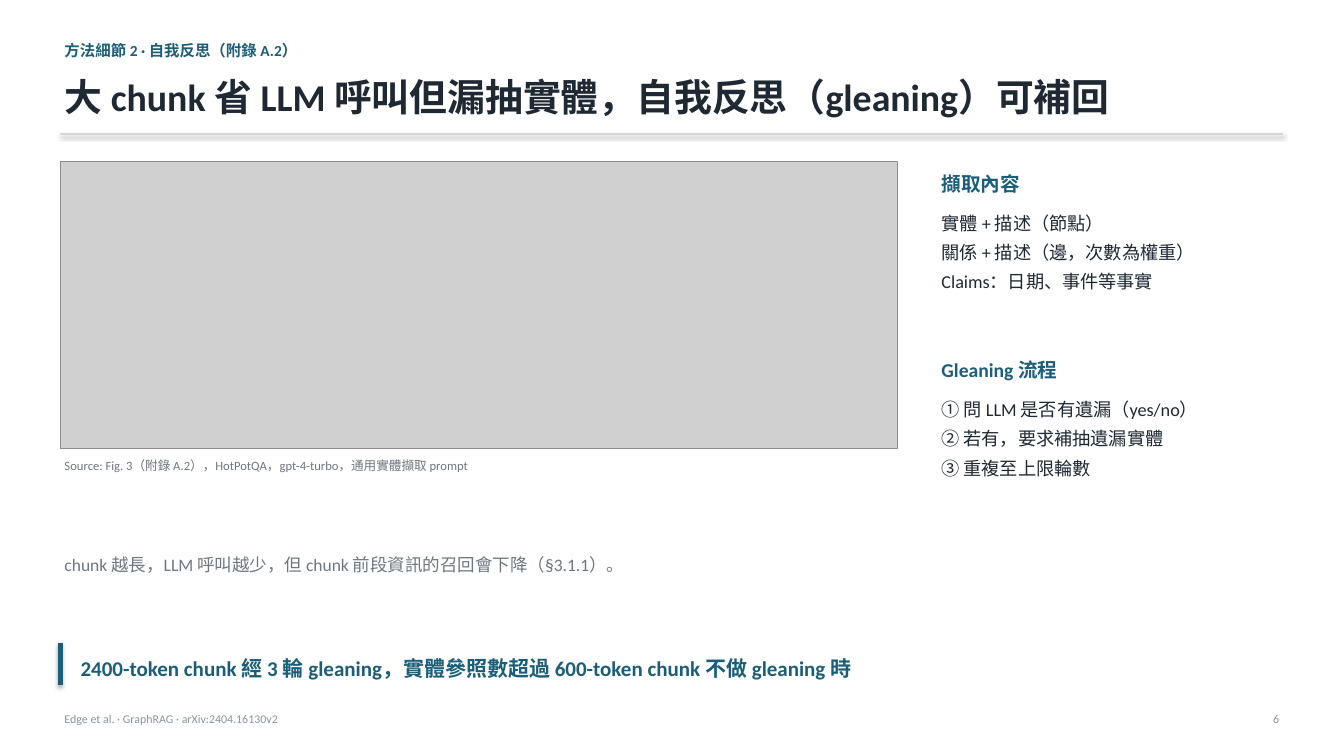
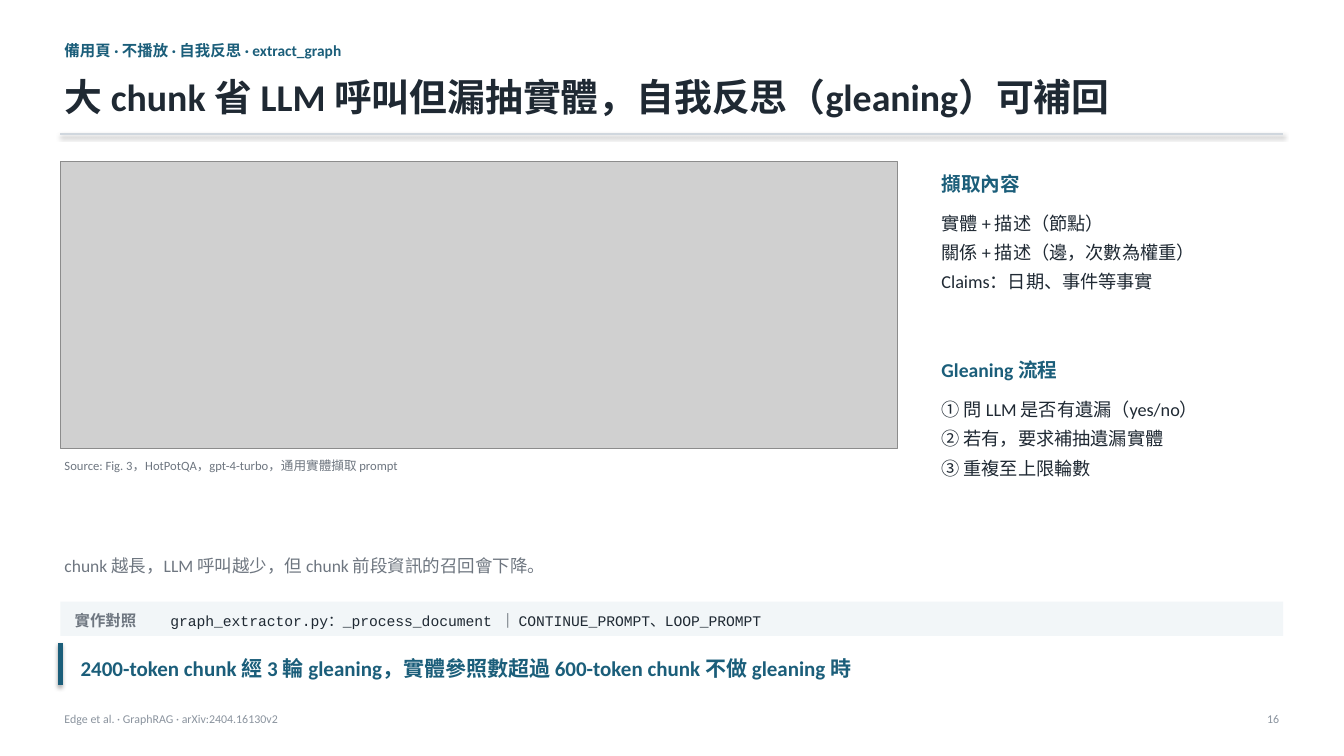
Before and after one commit to Moris-Zhan/CV-RAG-LLM-Papers, a slide deck: slide 16 of RAG/2024_GraphRAG/slides_zh-TW.pptx (slide 6 before the commit). Drawn at 1344x756 pixels with LibreOffice and Linux fonts; fonts in the diff are those of the drawing; grey boxes stand for pictures. Boxes give left, top, right and bottom in pixels: in the first picture for what was removed or moved away, otherwise in the second. Text is boxed around its words. In the diff, an @@ line names an element or a change of style, - is before the commit and + after.

```diff
--- a/RAG/2024_GraphRAG/slides_zh-TW.pptx
+++ b/RAG/2024_GraphRAG/slides_zh-TW.pptx
@@ text at (64,41,341,61): text changed @@
-方法細節 2 · 自我反思（附錄 A.2）
+備用頁 · 不播放 · 自我反思 · extract_graph
@@ text at (64,459,397,472): text changed @@
-Source: Fig. 3（附錄 A.2），HotPotQA，gpt-4-turbo，通用實體擷取 prompt
+Source: Fig. 3，HotPotQA，gpt-4-turbo，通用實體擷取 prompt
@@ text at (64,557,545,574): text changed @@
-chunk 越長，LLM 呼叫越少，但 chunk 前段資訊的召回會下降（§3.1.1）。
+chunk 越長，LLM 呼叫越少，但 chunk 前段資訊的召回會下降。
@@ rectangle added at (60,602,1284,636), fill #F2F6F8 @@
@@ text added at (75,613,137,627), 11 pt, text #6E7680, bold @@
+實作對照
@@ text added at (170,615,762,629), 10.5 pt, text #1F2933 @@
+graph_extractor.py：_process_document ｜ CONTINUE_PROMPT、LOOP_PROMPT
@@ text at (1267,715,1279,723): text changed @@
-6
+16
```
Also in this commit, not shown: 18 other slides changed, 7 slides added, 3 slides removed, 19 other files.
